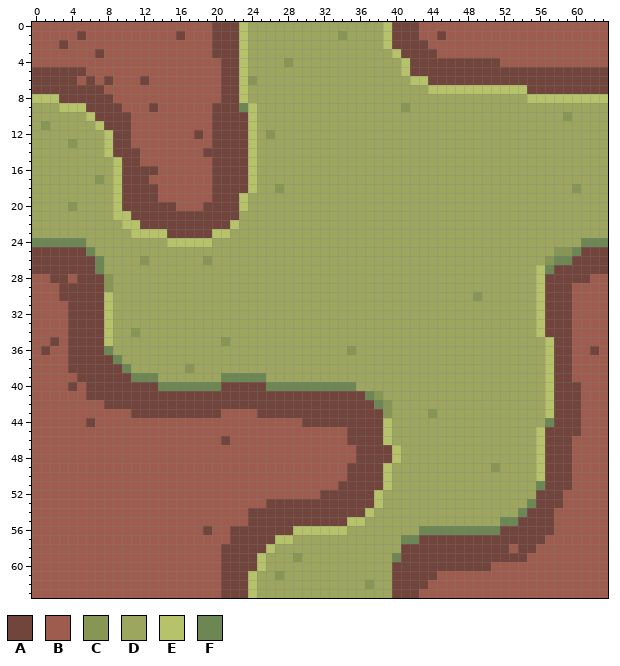
Pixel-art sprite, stored at StormScape/Stages/Tilesets/TILESET_GRASSDIRT.png. The picture above was drawn from the file before the commit.
The file is 64x64 pixels. Colours within 5 levels of each other are drawn and written as one.
Palette (. is transparent): A #71443c  B #9e5c4e  C #889655  D #9da65e  E #b7c36a  F #6d8754
The same view after the edit:
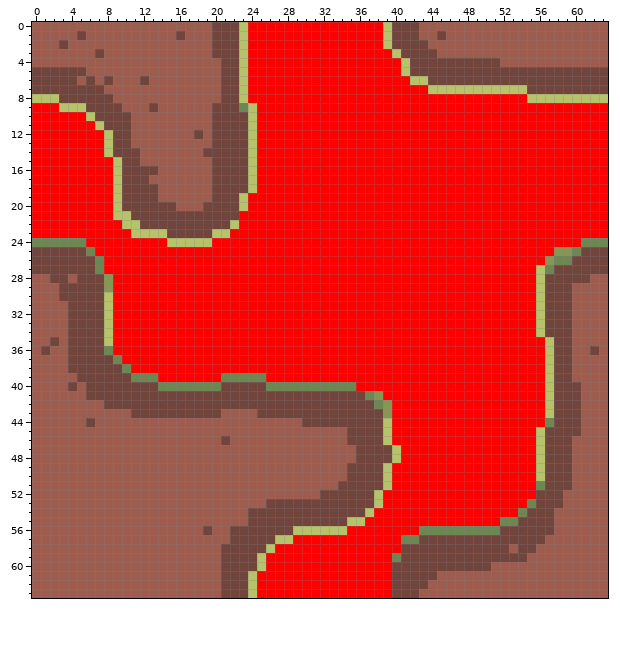
The exact change:
{"colour":"D","old":"#9da65e","new":"#ff0000"}
{"y":1,"x":34,"old":"C","new":"D"}
{"y":4,"x":28,"old":"C","new":"D"}
{"y":6,"x":24,"old":"C","new":"D"}
{"y":9,"x":41,"old":"C","new":"D"}
{"y":10,"x":59,"old":"C","new":"D"}
{"y":11,"x":1,"old":"C","new":"D"}
{"y":12,"x":26,"old":"C","new":"D"}
{"y":13,"x":4,"old":"C","new":"D"}
{"y":17,"x":7,"old":"C","new":"D"}
{"y":18,"x":27,"old":"C","new":"D"}
{"y":18,"x":60,"old":"C","new":"D"}
{"y":20,"x":4,"old":"C","new":"D"}
{"y":26,"x":12,"old":"C","new":"D"}
{"y":26,"x":19,"old":"C","new":"D"}
{"y":30,"x":49,"old":"C","new":"D"}
{"y":34,"x":11,"old":"C","new":"D"}
{"y":35,"x":21,"old":"C","new":"D"}
{"y":36,"x":35,"old":"C","new":"D"}
{"y":38,"x":17,"old":"C","new":"D"}
{"y":43,"x":44,"old":"C","new":"D"}
{"y":49,"x":51,"old":"C","new":"D"}
{"y":59,"x":29,"old":"C","new":"D"}
{"y":61,"x":27,"old":"C","new":"D"}
{"y":62,"x":37,"old":"C","new":"D"}
